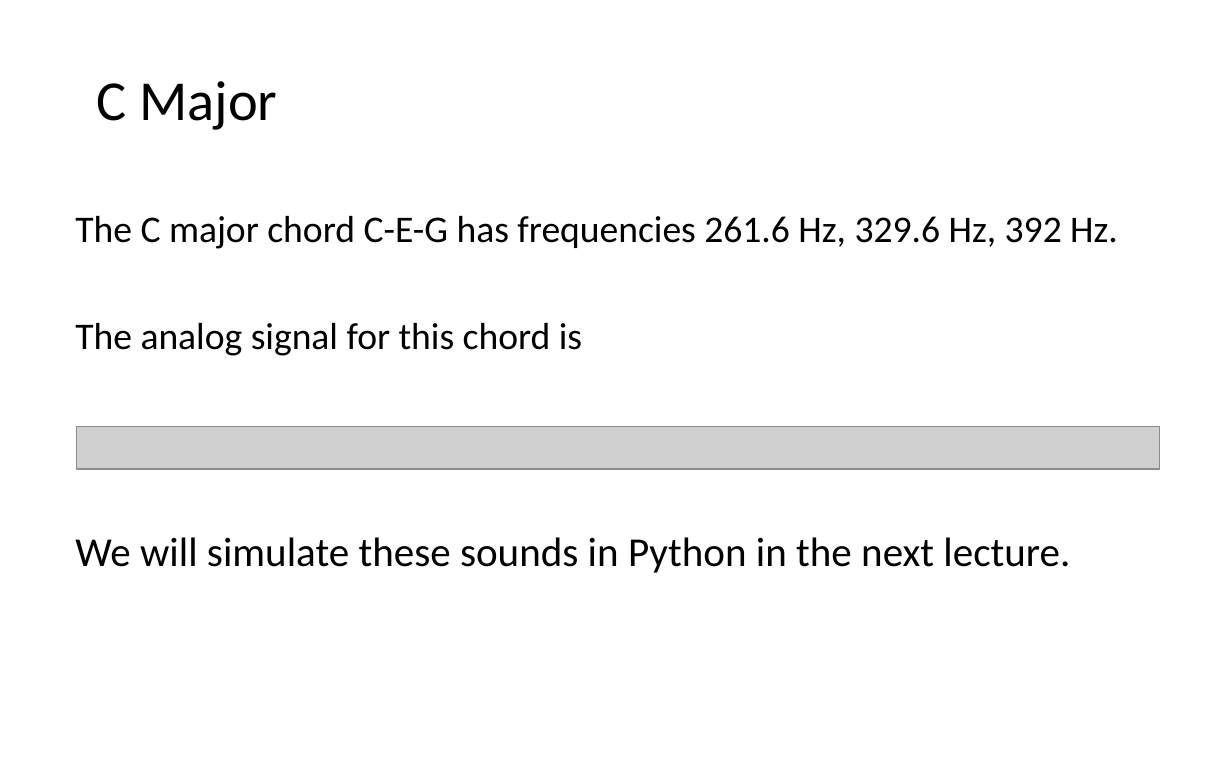
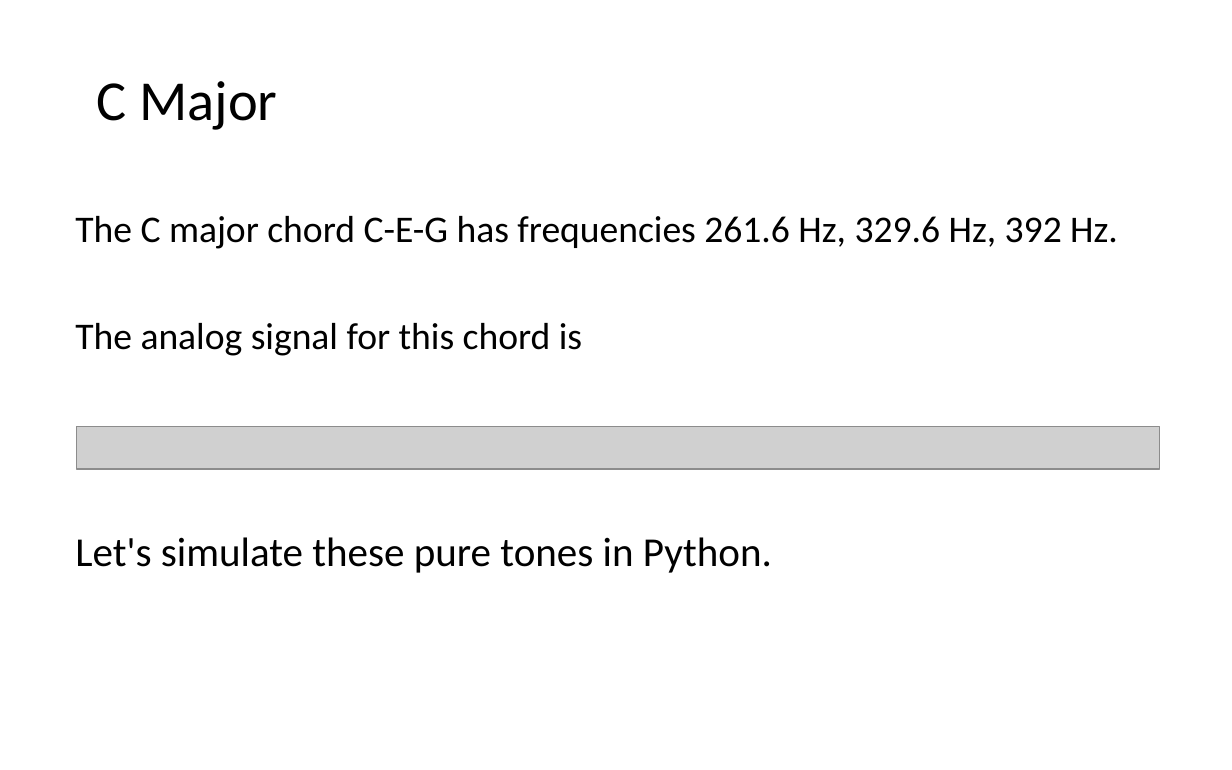
Before and after one commit to LongBaoNguyen/longbaonguyen.github.io, a slide deck: slide 17 of courses/apcsp/lect16.pptx. Drawn at 1232x770 pixels with LibreOffice and Linux fonts; fonts in the diff are those of the drawing; grey boxes stand for pictures; background and template pictures are left out. Boxes give left, top, right and bottom in pixels: in the first picture for what was removed or moved away, otherwise in the second. Text is boxed around its words. In the diff, an @@ line names an element or a change of style, - is before the commit and + after.

```diff
--- a/courses/apcsp/lect16.pptx
+++ b/courses/apcsp/lect16.pptx
@@ text at [75,537,772,573]: text changed @@
-We will simulate these sounds in Python in the next lecture.
+Let's simulate these pure tones in Python.
```
Also in this commit, not shown: 1 slide added, 2 other files.
